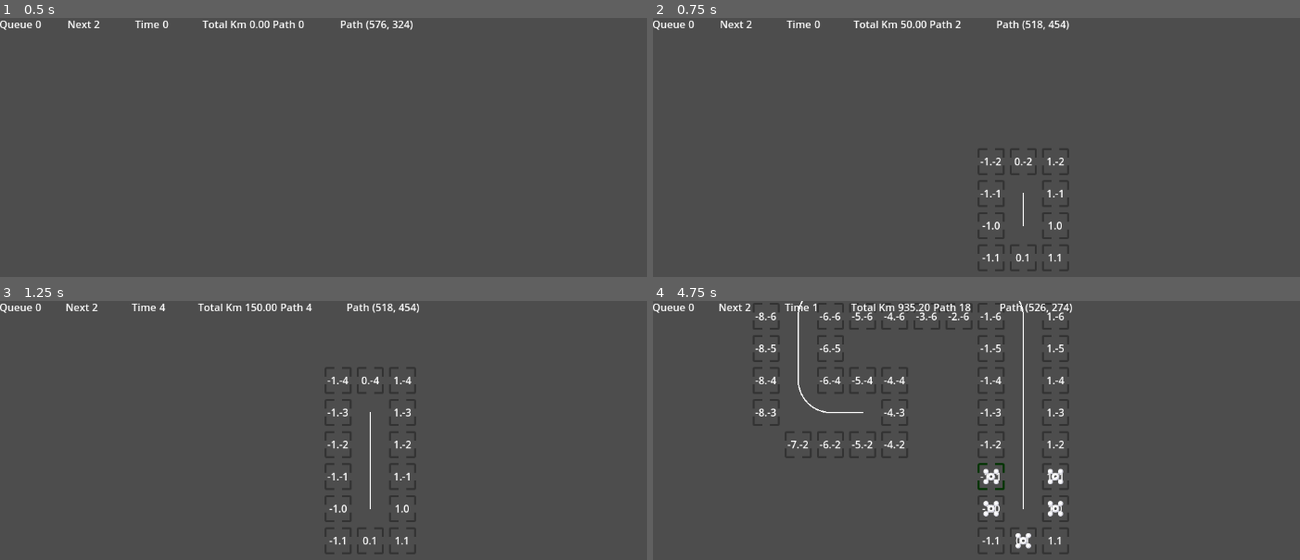
Above: before the commit, frames 1-4 (two rows, left to right).
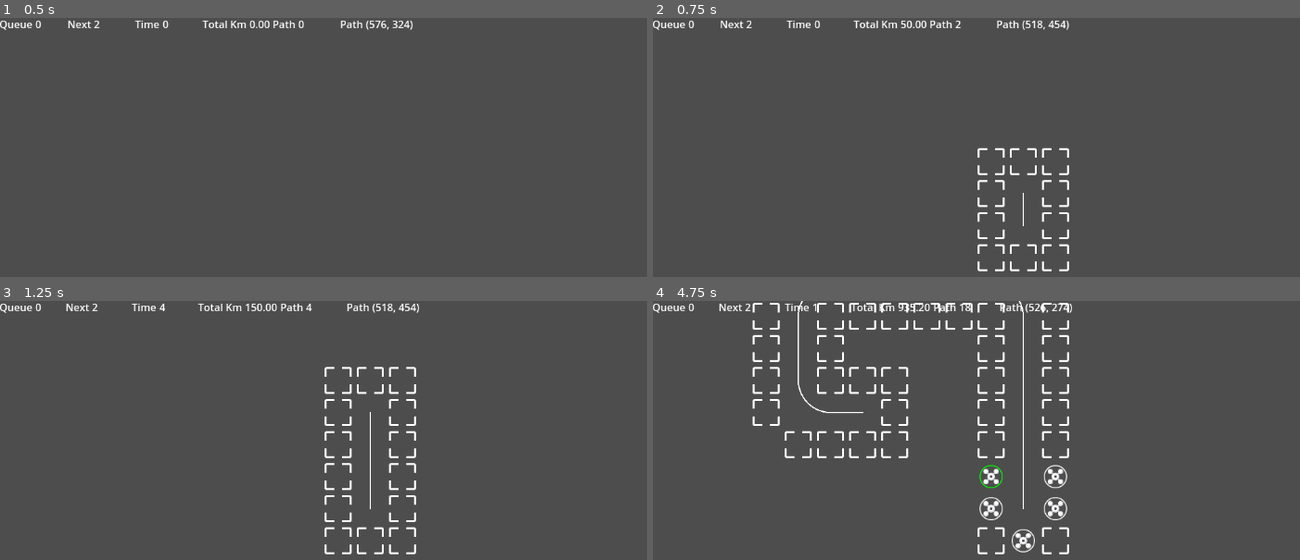
Above: after the commit, the same moments.

Repository: therockerline/godot-td-training
Game: Godot game, scene res://Game.tscn
The game is run twice, just before and just after one commit, with the same random seed, the same clock (stepped at 60 frames per second) and the same inputs.
Inputs (mouse positions are in pixels of both pictures, inside the frame that each line leads up to):
- Up to frame 1 (0.5 s): no input
- Up to frame 2 (0.75 s): tap Enter at 0.5 s; move the mouse to (outside the picture) at 0.52 s; hold Up (ui_up) from 0.53 s (still down); hold Space (space) from 0.53 s (still down); click (outside the picture) at 0.67 s
- Up to frame 3 (1.25 s): keep holding Up (ui_up); keep holding Space (space)
- Up to frame 4 (4.75 s): move the mouse to (1021, 541) at 1.27 s; release Space (space) at 1.28 s; tap Space (space) at 1.35, 2.85, 4.35 s; click (1021, 541) at 1.42 s; move the mouse to (989, 508) at 2.02 s; release Up (ui_up) at 2.03 s; hold Space (space) 2.03-2.78 s; hold Left (ui_left) 2.03-3.53 s; click (989, 508) at 2.17 s; move the mouse to (1054, 508) at 2.77 s; click (1054, 508) at 2.92 s; move the mouse to (1054, 477) at 3.52 s; hold Down (ui_down) 3.53-4.28 s; hold Space (space) 3.53-4.28 s; click (1054, 477) at 3.67 s; move the mouse to (989, 477) at 4.27 s; hold Right (ui_right) from 4.28 s (still down); click (989, 477) at 4.42 s

Frame 1 is identical in both runs. In frame 2, 1.4% of the frame differs, in the area x 50-65%, y 50-98%; in frame 3, 2.0%; in frame 4, 5.1%, in the area x 15-65%, y 0-98%.
Error in both runs: Invalid call to function 'Node2D(Game.gd)::spawn (Callable)'. Expected 1 arguments. (res://src/Game.gd:48)

Commit message:
update with damage

Diff:
--- a/Slot.tscn
+++ b/Slot.tscn
@@ -1,7 +1,51 @@
-[gd_scene load_steps=4 format=3 uid="uid://d4curgelvbncc"]
+[gd_scene load_steps=8 format=3 uid="uid://d4curgelvbncc"]
 
 [ext_resource type="Script" path="res://src/SlotItemController.gd" id="1_065ci"]
-[ext_resource type="Texture2D" uid="uid://csgte1465tn2v" path="res://assets/crosshair026.png" id="2_5n8uk"]
+[ext_resource type="Texture2D" uid="uid://dpi0c4v4imvev" path="res://assets/crosshair026.png" id="2_5n8uk"]
+[ext_resource type="Texture2D" uid="uid://cktkmwejls2v8" path="res://assets/crosshair123.png" id="2_a41p1"]
+[ext_resource type="Texture2D" uid="uid://bf0vmts5noenx" path="res://assets/crosshair025.png" id="2_g3sxq"]
+[ext_resource type="Texture2D" uid="uid://bt35mb1r6henl" path="res://assets/crosshair117.png" id="2_i6sit"]
+
+[sub_resource type="SpriteFrames" id="SpriteFrames_88i4g"]
+animations = [{
+"frames": [{
+"duration": 1.0,
+"texture": ExtResource("2_a41p1")
+}],
+"loop": true,
+"name": &"build",
+"speed": 5.0
+}, {
+"frames": [{
+"duration": 1.0,
+"texture": ExtResource("2_5n8uk")
+}, {
+"duration": 1.0,
+"texture": ExtResource("2_g3sxq")
+}],
+"loop": true,
+"name": &"hover",
+"speed": 5.0
+}, {
+"frames": [{
+"duration": 1.0,
+"texture": ExtResource("2_a41p1")
+}, {
+"duration": 1.0,
+"texture": ExtResource("2_i6sit")
+}],
+"loop": true,
+"name": &"hover_build",
+"speed": 5.0
+}, {
+"frames": [{
+"duration": 1.0,
+"texture": ExtResource("2_5n8uk")
+}],
+"loop": true,
+"name": &"idle",
+"speed": 5.0
+}]
 
 [sub_resource type="RectangleShape2D" id="RectangleShape2D_14kd4"]
 size = Vector2(56, 56)
@@ -9,11 +53,15 @@
 [node name="Node2D" type="Node2D"]
 script = ExtResource("1_065ci")
 
-[node name="Image" type="Sprite2D" parent="."]
+[node name="AnimatedSprite2D" type="AnimatedSprite2D" parent="."]
 scale = Vector2(0.75, 0.75)
-texture = ExtResource("2_5n8uk")
+sprite_frames = SubResource("SpriteFrames_88i4g")
+animation = &"build"
+autoplay = "idle"
+frame_progress = 0.837329
 
 [node name="Label" type="Label" parent="."]
+visible = false
 offset_left = -21.0
 offset_top = -21.0
 offset_right = 21.0
@@ -35,6 +83,20 @@
 
 [node name="BuildSlot" type="Node2D" parent="."]
 
+[node name="Control" type="Control" parent="."]
+visible = false
+layout_mode = 3
+anchors_preset = 0
+offset_left = -20.0
+offset_top = -20.0
+offset_right = 20.0
+offset_bottom = 20.0
+
+[node name="Button" type="Button" parent="Control"]
+layout_mode = 0
+offset_right = 8.0
+offset_bottom = 8.0
+
 [connection signal="input_event" from="SlotArea" to="." method="_on_slot_area_input_event"]
 [connection signal="mouse_entered" from="SlotArea" to="." method="_on_slot_area_mouse_entered"]
 [connection signal="mouse_exited" from="SlotArea" to="." method="_on_slot_area_mouse_exited"]
--- a/scenes/entity/Enemy.tscn
+++ b/scenes/entity/Enemy.tscn
@@ -7,7 +7,6 @@
 radius = 17.0
 
 [node name="PahtFollow" type="PathFollow2D"]
-rotates = false
 loop = false
 script = ExtResource("1_86n8v")
 
@@ -27,18 +26,23 @@
 wait_time = 0.2
 one_shot = true
 
-[node name="Node2D" type="Control" parent="."]
+[node name="CanvasLayer" type="CanvasLayer" parent="."]
+follow_viewport_enabled = true
+
+[node name="Node2D" type="Control" parent="CanvasLayer"]
 layout_mode = 3
 anchors_preset = 0
 
-[node name="LifeRect" type="ColorRect" parent="Node2D"]
+[node name="LifeRect" type="ColorRect" parent="CanvasLayer/Node2D"]
+layout_mode = 0
 offset_left = -16.0
 offset_top = -20.0
 offset_right = 16.0
 offset_bottom = -18.0
 color = Color(0, 1, 0, 1)
 
-[node name="DmgRect" type="ColorRect" parent="Node2D"]
+[node name="DmgRect" type="ColorRect" parent="CanvasLayer/Node2D"]
+layout_mode = 0
 offset_left = 16.0
 offset_top = -18.0
 offset_right = 48.0
--- a/scenes/entity/Tower.tscn
+++ b/scenes/entity/Tower.tscn
@@ -25,6 +25,10 @@
 [node name="FireTimer" type="Timer" parent="."]
 wait_time = 0.25
 
+[node name="Controls" type="Node2D" parent="."]
+
+[node name="Sprite2D" type="Sprite2D" parent="Controls"]
+
 [connection signal="area_entered" from="$TargetArea" to="." method="_on_target_area_area_entered"]
 [connection signal="area_exited" from="$TargetArea" to="." method="_on_target_area_area_exited"]
 [connection signal="timeout" from="FireTimer" to="." method="_on_fire_timer_timeout"]
--- a/src/Enemy.gd
+++ b/src/Enemy.gd
@@ -6,13 +6,13 @@
 @export var max_life = 5.0
 @export var life = 5.0
 @onready var sprite = $Sprite2D
-@onready var life_rect = $Node2D/LifeRect
-@onready var dmg_rect = $Node2D/DmgRect
+@onready var life_rect = $CanvasLayer/Node2D/LifeRect
+@onready var dmg_rect = $CanvasLayer/Node2D/DmgRect
 signal death
+
 # Called every frame. 'delta' is the elapsed time since the previous frame.
 func _process(d):
-	sprite.look_at(path.curve.get_point_position(progress))
-	#($Node2D as Control).rotation_degrees = 90
+	$CanvasLayer/Node2D.position = position
 	if path.curve.get_baked_length() > 1:
 		var totalDistance = path.curve.get_baked_length()
 		var ratio_at_second = speed / totalDistance
--- a/src/SlotController.gd
+++ b/src/SlotController.gd
@@ -45,11 +45,9 @@
 		var position = point
 		slot.position = position
 		slot.connect('on_selected',func(): on_slot_selected.emit(slot))
-		print(slot)
 		add_child(slot)
 
 	for slot_pos in del:
-		print('del', slot_pos)
 		var children = get_children()
 		var founded_children = children.filter(func(e): return e.position == slot_pos)
 		if len(founded_children) == 1:
--- a/src/SlotItemController.gd
+++ b/src/SlotItemController.gd
@@ -1,6 +1,6 @@
 extends Node2D
 class_name SlotItem
-@onready var sprite: Sprite2D = $Image
+@onready var sprite: AnimatedSprite2D = $AnimatedSprite2D
 @onready var area: Area2D =  $SlotArea
 @onready var coord_label: Label =  $Label
 @onready var build_slot: Node2D = $BuildSlot
@@ -9,6 +9,7 @@
 
 var coord
 var _is_hover := false
+var _is_empty := true
 func _ready():
 	coord = Vector2(position.x/50, position.y/50)
 	coord_label.text = "{0}.{1}".format([position.x/50, position.y/50])
@@ -16,6 +17,7 @@
 
 func _on_slot_area_mouse_entered():
 	sprite.modulate = Color.GREEN
+	sprite.play('hover' if _is_empty else 'hover_build')
 	_is_hover = true
 	pass # Replace with function body.
 
@@ -23,6 +25,7 @@
 func _on_slot_area_mouse_exited():
 	sprite.modulate = Color.WHITE
 	_is_hover = false
+	sprite.play('idle' if _is_empty else 'build')
 	pass # Replace with function body.
 
 
@@ -34,5 +37,16 @@
 	pass # Replace with function body.
 
 func build_tower(tower: Tower):
-	if build_slot.get_child_count() == 0:
+	if _is_empty:
+		_is_empty = false
 		build_slot.add_child(tower)
+		sprite.play('build')
+
+func show_remove_option():
+	pass
+
+func remove_tower():
+	if not _is_empty:
+		_is_empty = true
+		build_slot.get_children()[0].queue_free()
+		sprite.play('idle')
Binary file added: assets/crosshair005.png
Not shown, changed: assets/crosshair005.png.import
Binary file added: assets/crosshair006.png
Not shown, added: assets/crosshair006.png.import
Binary file changed: assets/crosshair025.png
Not shown, changed: assets/crosshair025.png.import
Binary file changed: assets/crosshair026.png
Binary file added: assets/crosshair117.png
Not shown, added: assets/crosshair117.png.import
Binary file added: assets/crosshair120.png
Not shown, added: assets/crosshair120.png.import
Binary file added: assets/crosshair121.png
(and 7 more such lines)
